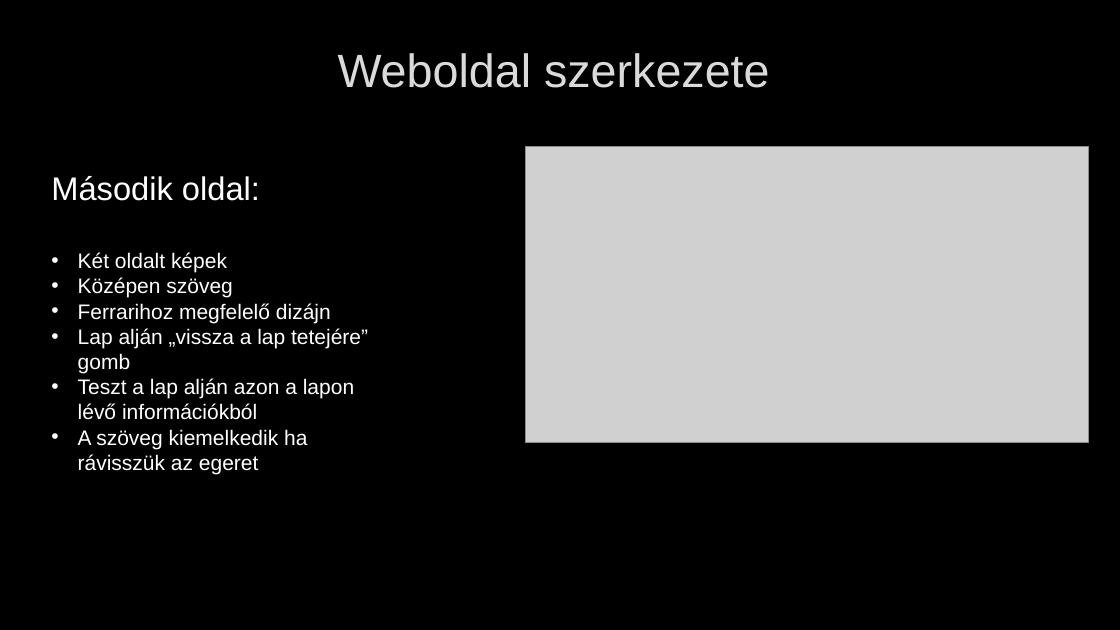
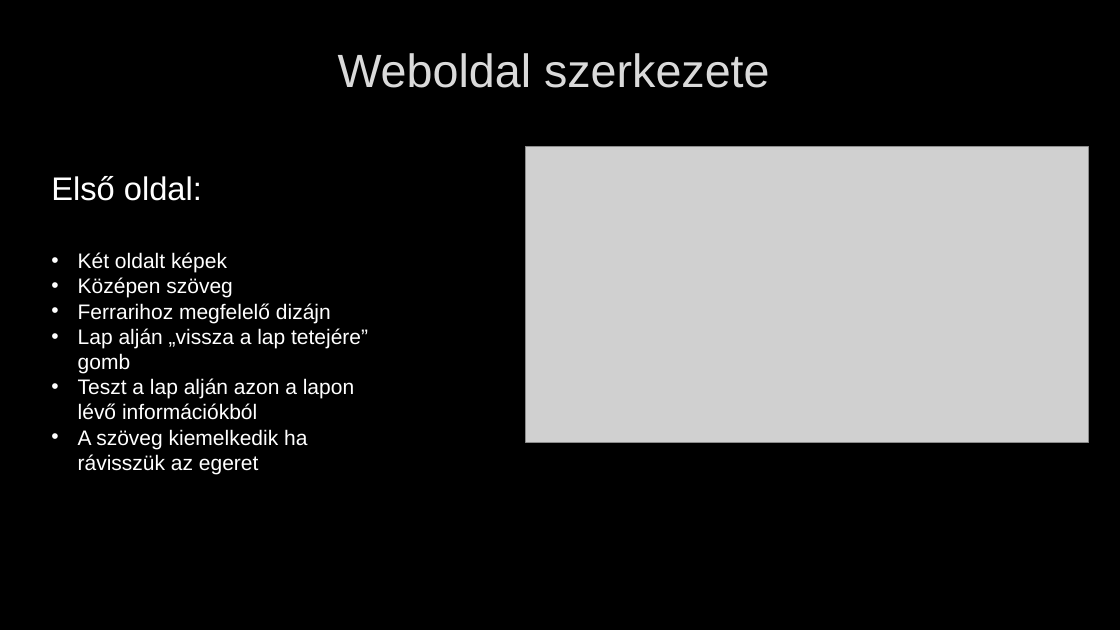
Before and after one commit to dorottyavarsanyi/f1, a slide deck: slide 3 of Formula 1.pptx. Drawn at 1120x630 pixels with LibreOffice and Linux fonts; fonts in the diff are those of the drawing; grey boxes stand for pictures; background and template pictures are left out. Boxes give left, top, right and bottom in pixels: in the first picture for what was removed or moved away, otherwise in the second. Text is boxed around its words. In the diff, an @@ line names an element or a change of style, - is before the commit and + after.

```diff
--- a/Formula 1.pptx
+++ b/Formula 1.pptx
@@ text at (x1=51, y1=176, x2=202, y2=201): text changed @@
-Második oldal:
+Első oldal:
```
Also in this commit, not shown: 4 slides added.
